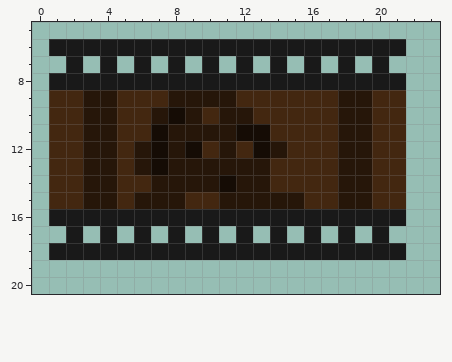
Two states of a pixel-art sprite, py/components/replayer_scene_seq_generator/icon.png. This is how it looked before the edit.
The file is 24x24 pixels. Shown: x 0..23, y 5..20.
The result:
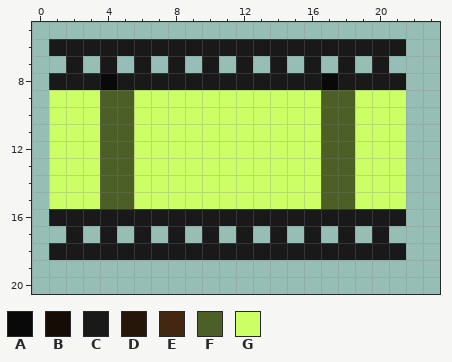
Palette (. is transparent): A #090909  B #150c05  C #191919  D #261609  E #432710  F #4c5f26  G #ccff66
Change:
Colour C becomes colour A in row 8 at x 4 and 17.
Colour D becomes colour F in rows 9 to 15 at x 4 and 18.
Colour E becomes colour F in rows 9 to 15 at x 5 and 17.
Colour B becomes colour G in row 10 at x 8; in row 11 at x 7 and 12 to 13; in row 12 at x 7, 9 and 13; in row 13 at x 7; in row 14 at x 11.
Colour D becomes colour G in row 9 at x 3, 8 to 11 and 19; in row 10 at x 3, 7, 9, 11 to 12 and 19; in row 11 at x 3, 8 to 11 and 19; in row 12 at x 3, 6, 8, 11, 14 and 19; in row 13 at x 3, 6, 8 to 13 and 19; in row 14 at x 3, 7 to 10, 12 to 13 and 19.
Colour D becomes colour G in row 15 at x 3, 6 to 8, 11 to 15 and 19.
Colour E becomes colour G in row 9 at x 1 to 2, 6 to 7, 12 to 16 and 20 to 21; in row 10 at x 1 to 2, 6, 10, 13 to 16 and 20 to 21; in row 11 at x 1 to 2, 6, 14 to 16 and 20 to 21; in row 12 at x 1 to 2, 10, 12, 15 to 16 and 20 to 21; in row 13 at x 1 to 2, 14 to 16 and 20 to 21; in row 14 at x 1 to 2, 6, 14 to 16 and 20 to 21.
Colour E becomes colour G in row 15 at x 1 to 2, 9 to 10, 16 and 20 to 21.
Boxes around the changes in both pictures, in picture pixels (x1, y1, x2, y2):
changed: (49, 73, 406, 209)
